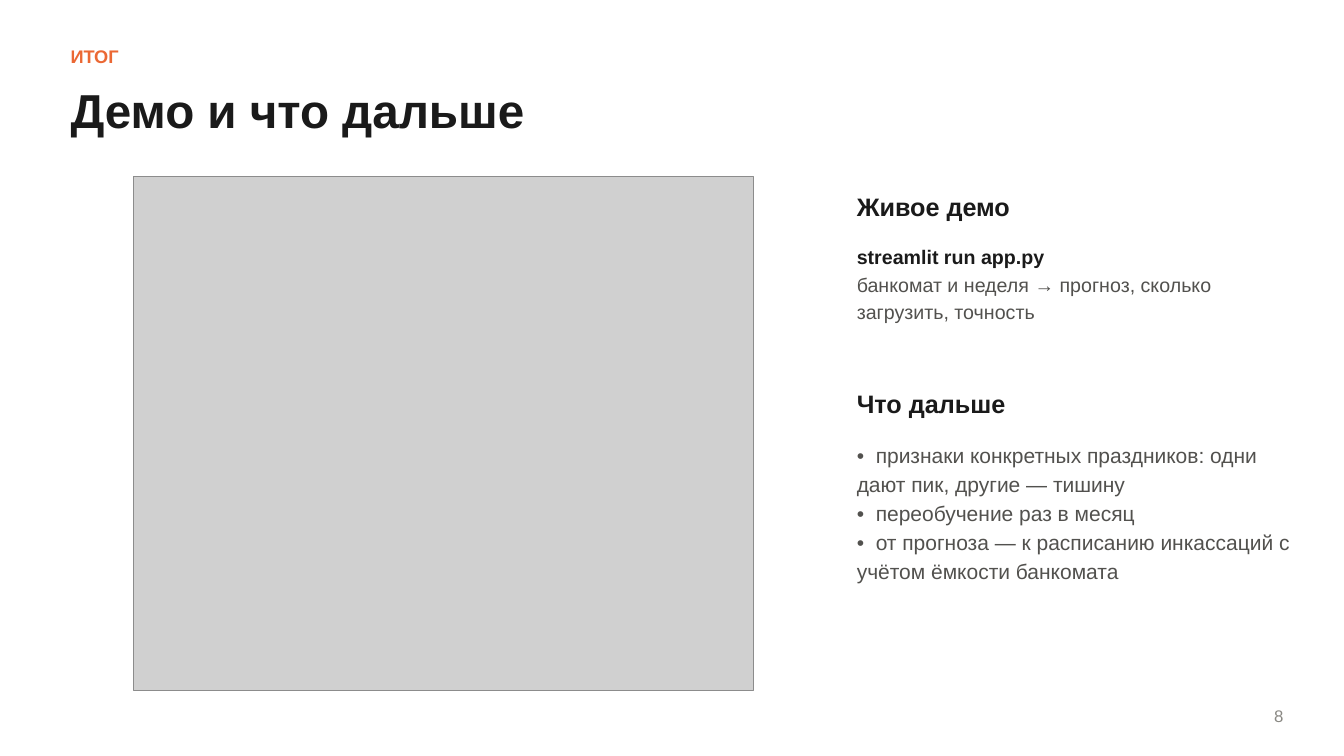
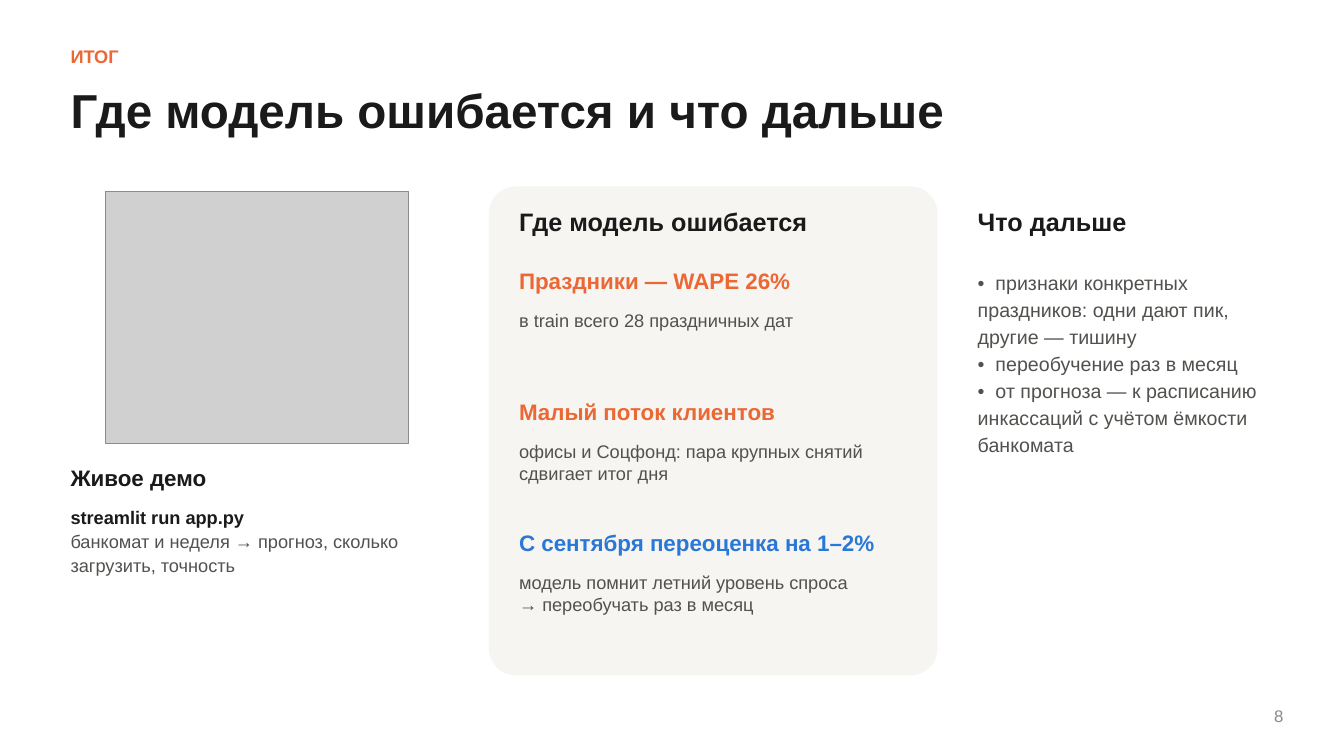
Before and after one commit to iskndrvv/atm-cash-forecast, a slide deck: slide 8 of reports/presentation.pptx. Drawn at 1344x756 pixels with LibreOffice and Linux fonts; fonts in the diff are those of the drawing; grey boxes stand for pictures. Boxes give left, top, right and bottom in pixels: in the first picture for what was removed or moved away, otherwise in the second. Text is boxed around its words. In the diff, an @@ line names an element or a change of style, - is before the commit and + after.

```diff
--- a/reports/presentation.pptx
+++ b/reports/presentation.pptx
@@ text at [71, 93, 944, 137]: text changed @@
-Демо и что дальше
+Где модель ошибается и что дальше
@@ picture: place and size @@
-picture at [134, 176, 754, 691]
+picture at [105, 192, 408, 444]
@@ rounded rectangle added at [489, 187, 938, 676], fill #F6F5F2 @@
@@ text "Что дальше": place and size @@
-text "Что дальше" at [857, 395, 1005, 418]
+text "Что дальше" at [978, 213, 1126, 236]
@@ text added at [519, 212, 807, 236], 18 pt, text #1A1A1A, bold @@
+Где модель ошибается
@@ text "• признаки конкретных праздников: одни ...": place and size @@
-text "• признаки конкретных праздников: одни ..." at [857, 451, 1289, 583]
+text "• признаки конкретных праздников: одни ..." at [978, 279, 1257, 452]
@@ text "• признаки конкретных праздников: одни ..." at [978, 279, 1257, 452]: size 15 to 14 pt @@
@@ text added at [519, 273, 790, 294], 16 pt, text #EB6834, bold @@
+Праздники — WAPE 26%
@@ text added at [519, 314, 794, 331], 13 pt, text #52514E @@
+в train всего 28 праздничных дат
@@ text added at [519, 403, 775, 420], 16 pt, text #EB6834, bold @@
+Малый поток клиентов
@@ text added at [519, 444, 863, 484], 13 pt, text #52514E @@
+офисы и Соцфонд: пара крупных снятий
+сдвигает итог дня
@@ text "Живое демо": place and size @@
-text "Живое демо" at [857, 198, 1010, 221]
+text "Живое демо" at [71, 470, 206, 491]
@@ text "Живое демо" at [71, 470, 206, 491]: size 18 to 16 pt @@
@@ text "streamlit run app.py": place and size @@
-text "streamlit run app.py" at [857, 249, 1212, 323]
+text "streamlit run app.py" at [71, 510, 398, 576]
@@ text "streamlit run app.py" at [71, 510, 398, 576]: size 14 to 13 pt; line spacing 1.15 to 1.1 @@
@@ text added at [519, 534, 874, 556], 16 pt, text #2A78D6, bold @@
+С сентября переоценка на 1–2%
@@ text added at [519, 575, 847, 615], 13 pt, text #52514E @@
+модель помнит летний уровень спроса
+→ переобучать раз в месяц
```
Also in this commit, not shown: 2 other slides changed, 1 other file.
